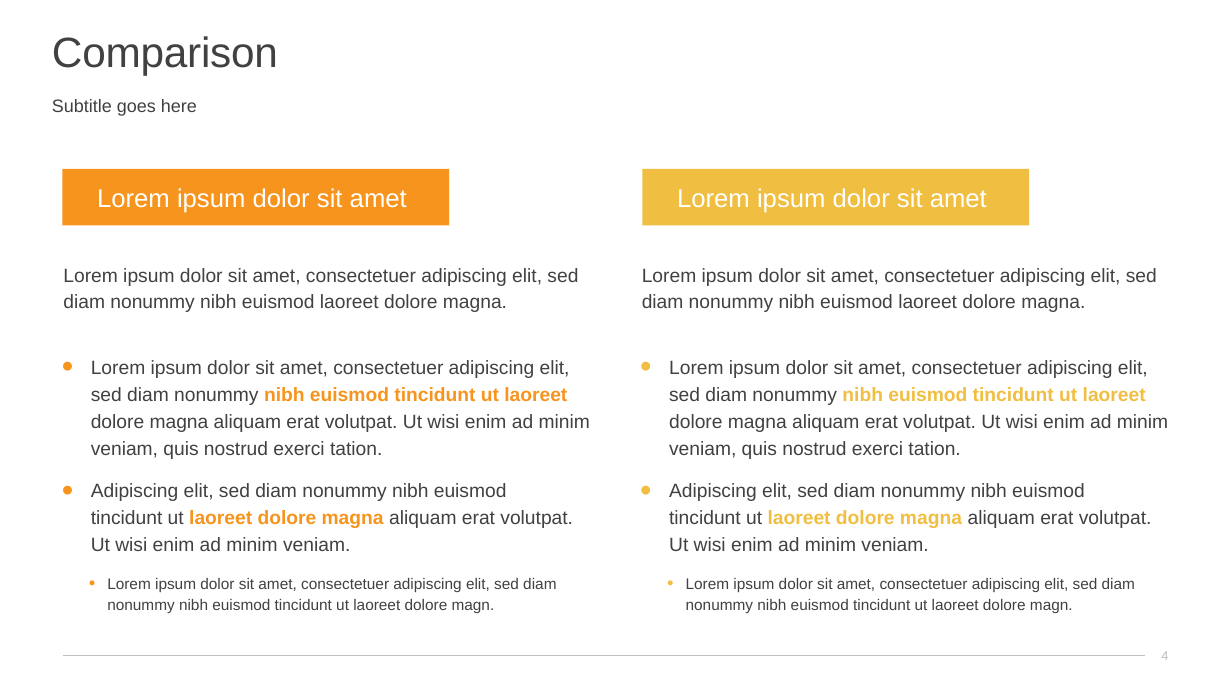
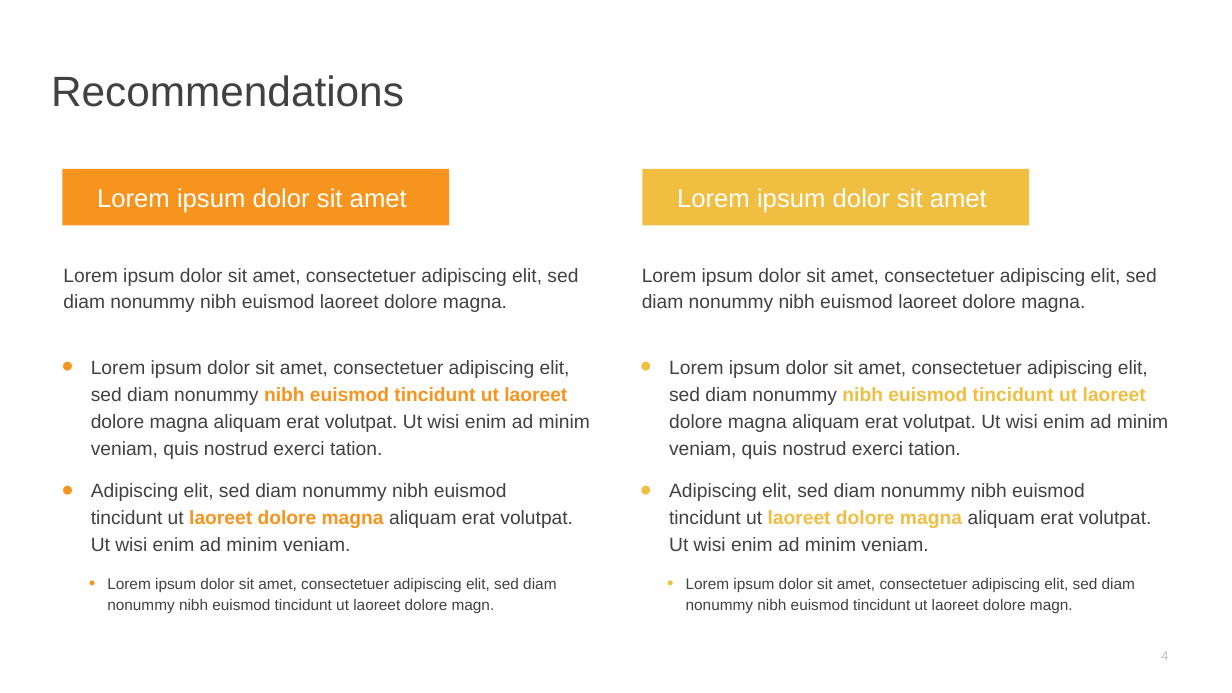
Before and after one commit to edimaudo/hackathon_coding_challenges, a slide deck: slide 4 of afp_challenge/afp_challenge_deck.pptx. Drawn at 1232x693 pixels with LibreOffice and Linux fonts; fonts in the diff are those of the drawing; background and template pictures are left out. Boxes give left, top, right and bottom in pixels: in the first picture for what was removed or moved away, otherwise in the second. Text is boxed around its words. In the diff, an @@ line names an element or a change of style, - is before the commit and + after.

```diff
--- a/afp_challenge/afp_challenge_deck.pptx
+++ b/afp_challenge/afp_challenge_deck.pptx
@@ title removed at [52, 36, 278, 75] @@
-Comparison
@@ title added at [51, 75, 404, 107], 33 pt, text #414042 @@
+Recommendations
@@ text removed at [52, 99, 197, 116] @@
-Subtitle goes here
@@ line removed from (63, 655) to (1145, 655) @@
```
Also in this commit, not shown: 3 other slides changed.
